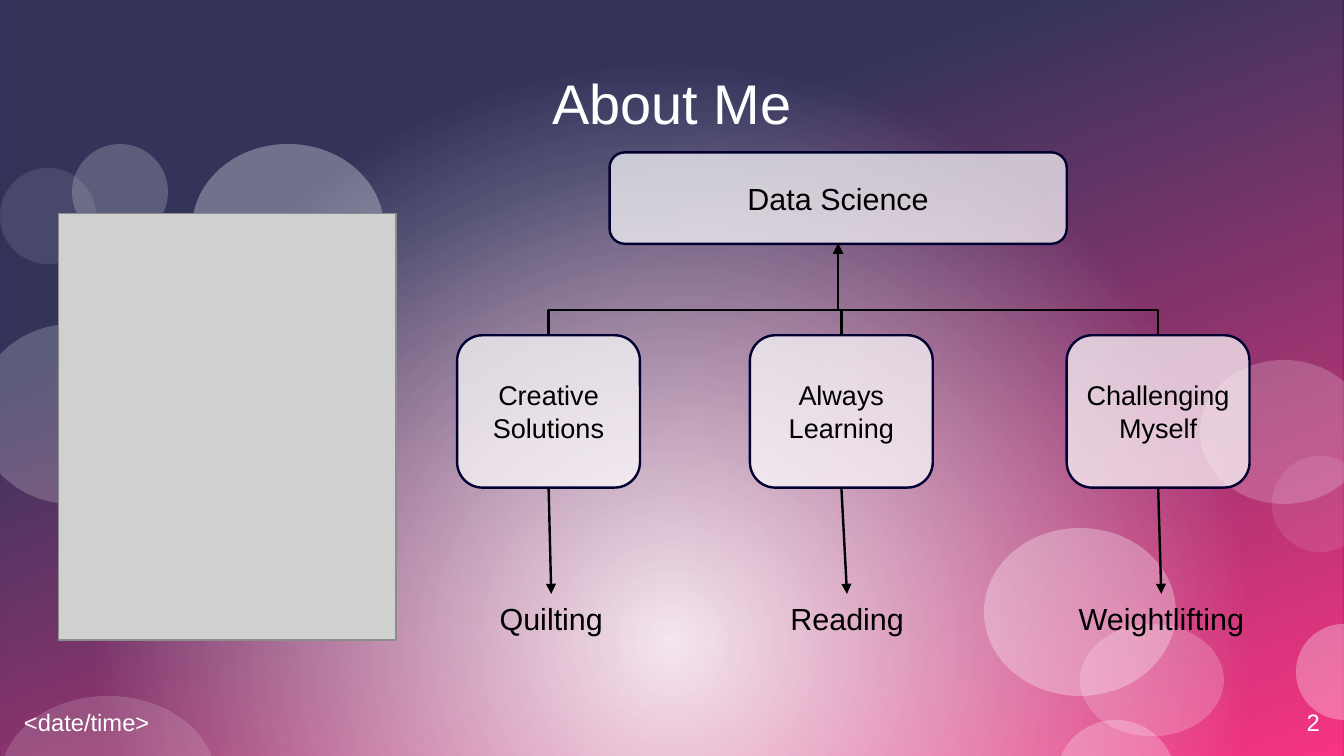
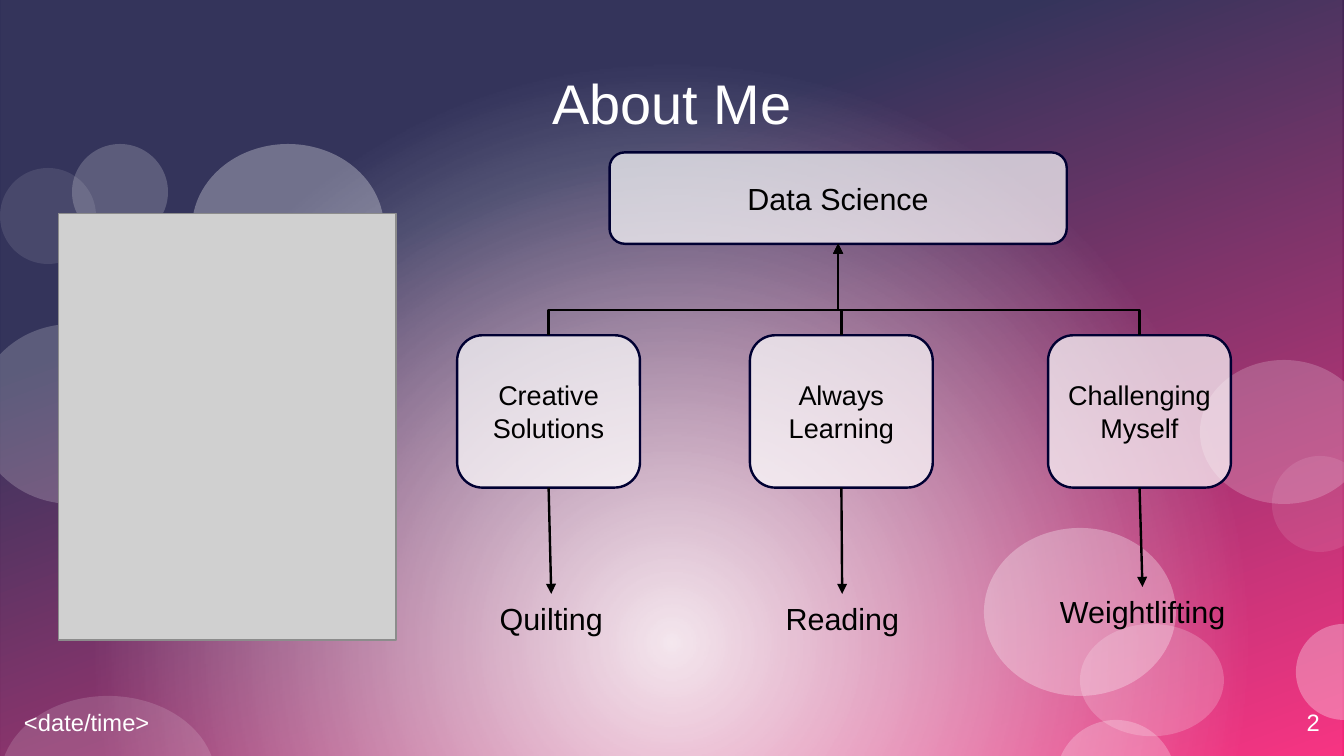
Before and after one commit to RMLanders/filevine_casestudy, a slide deck: slide 2 of presentation.odp. Drawn at 1344x756 pixels with LibreOffice and Linux fonts; fonts in the diff are those of the drawing; grey boxes stand for pictures. Boxes give left, top, right and bottom in pixels: in the first picture for what was removed or moved away, otherwise in the second. Text is boxed around its words. In the diff, an @@ line names an element or a change of style, - is before the commit and + after.

```diff
--- a/presentation.odp
+++ b/presentation.odp
@@ elbow arrow moved from (1159, 335) - (839, 244) to (1140, 335) - (839, 244) @@
@@ rounded rectangle "Challenging Myself": place and size @@
-rounded rectangle "Challenging Myself" at [1067,335,1250,488]
+rounded rectangle "Challenging Myself" at [1049,335,1232,488]
@@ arrow moved from (842, 488) - (848, 594) to (842, 488) - (843, 594) @@
@@ arrow moved from (1159, 488) - (1162, 594) to (1140, 488) - (1143, 587) @@
@@ text "Reading": place and size @@
-text "Reading" at [790,608,903,636]
+text "Reading" at [786,608,899,636]
@@ text "Weightlifting": place and size @@
-text "Weightlifting" at [1079,606,1244,636]
+text "Weightlifting" at [1060,599,1225,629]
```
Also in this commit, not shown: 5 other slides changed, 5 slides added, 3 slides removed, 2 other files.
